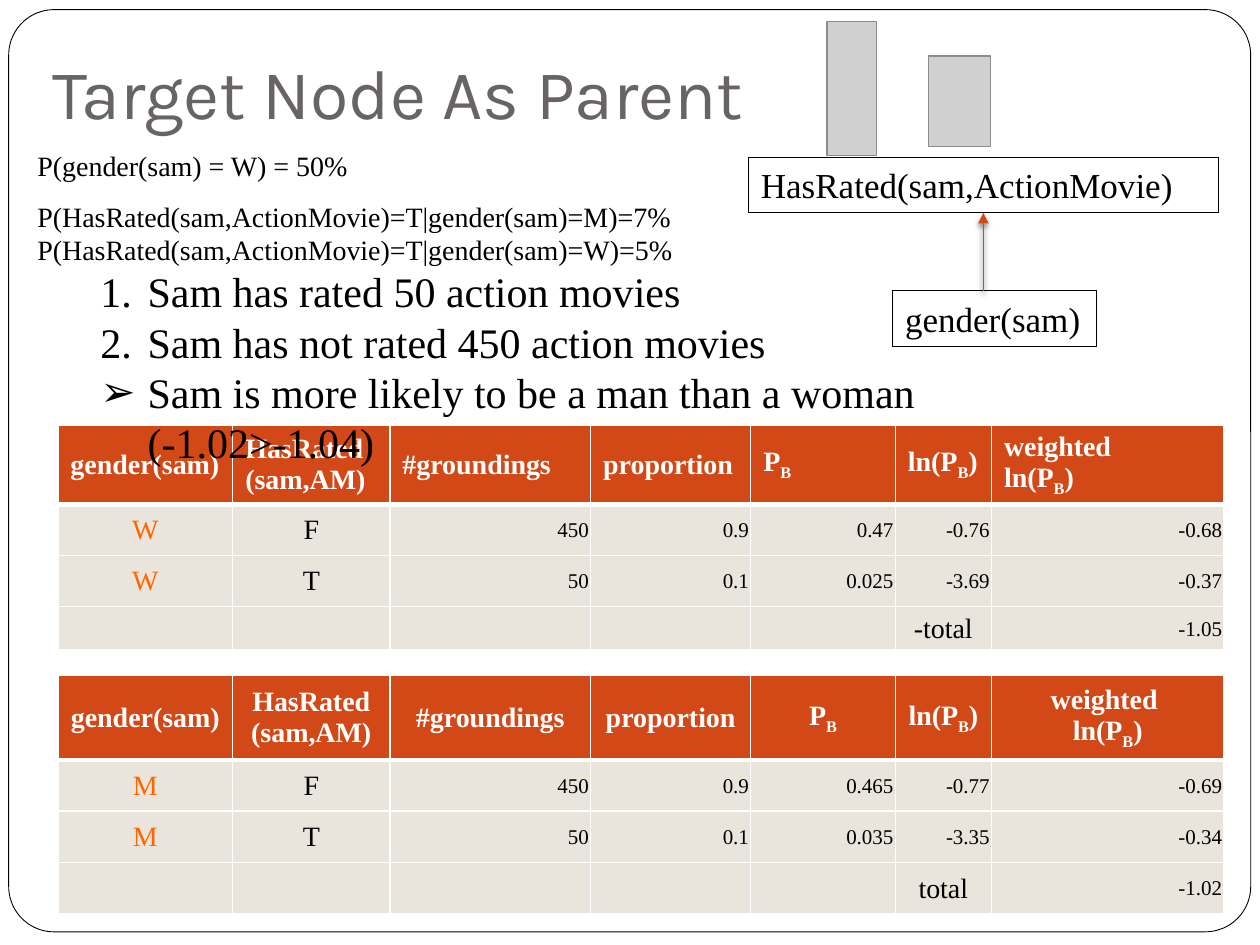
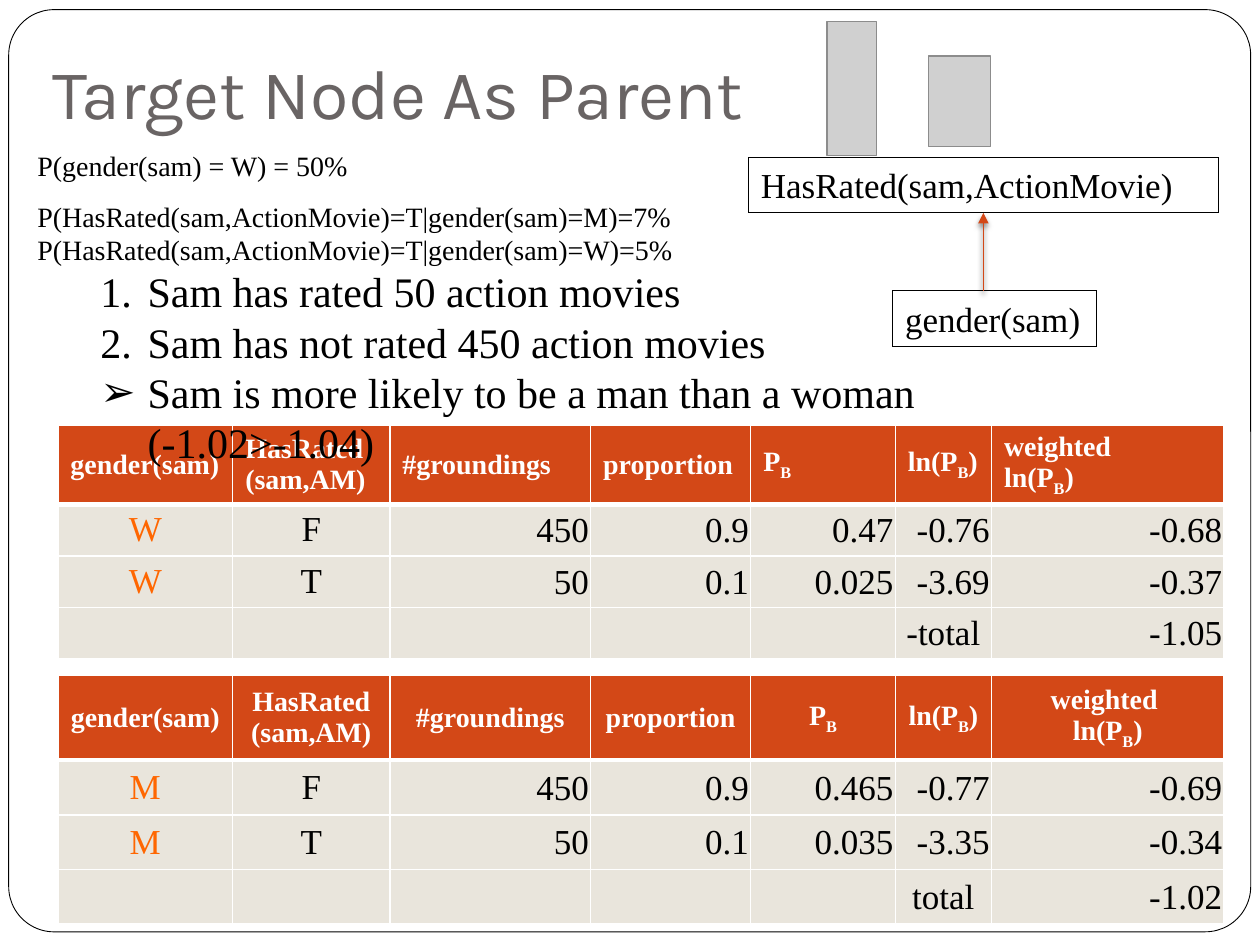
Before and after one commit to oschulte/srl-tutorial-slides, a slide deck: slide 19 of ch5-rel-bayes-net-classifier.pptx. Drawn at 1260x945 pixels with LibreOffice and Linux fonts; fonts in the diff are those of the drawing; grey boxes stand for pictures. Boxes give left, top, right and bottom in pixels: in the first picture for what was removed or moved away, otherwise in the second. Text is boxed around its words. In the diff, an @@ line names an element or a change of style, - is before the commit and + after.

```diff
--- a/ch5-rel-bayes-net-classifier.pptx
+++ b/ch5-rel-bayes-net-classifier.pptx
@@ table at (x1=58, y1=425, x2=1223, y2=859) @@
@@ size 16 to 20 pt in "W", "F", "W", "T" and 1 more places @@
@@ size 12 to 20 pt in "450", "0.9", "0.47", "-0.76" and 7 more places @@
@@ table at (x1=58, y1=675, x2=1223, y2=919) @@
@@ size 16 to 20 pt in "M", "F", "M", "T" and 1 more places @@
@@ size 12 to 20 pt in "450", "0.9", "0.465", "-0.77" and 7 more places @@
```
Also in this commit, not shown: 13 other slides changed, 5 other files.
